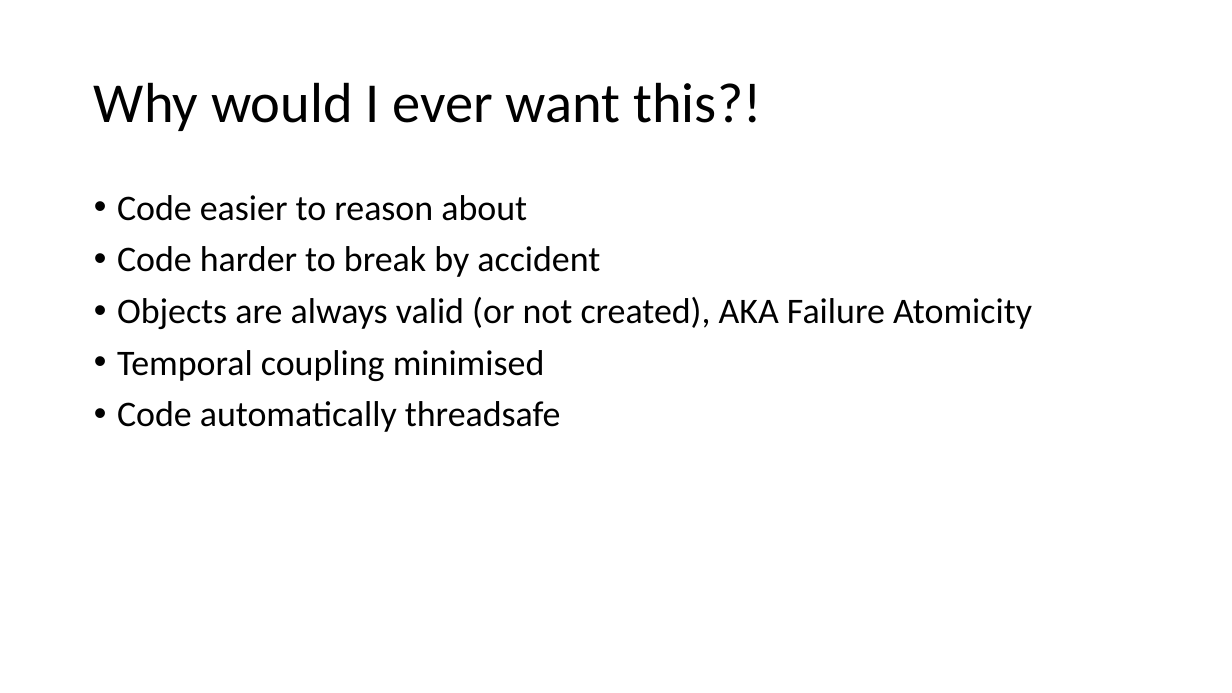
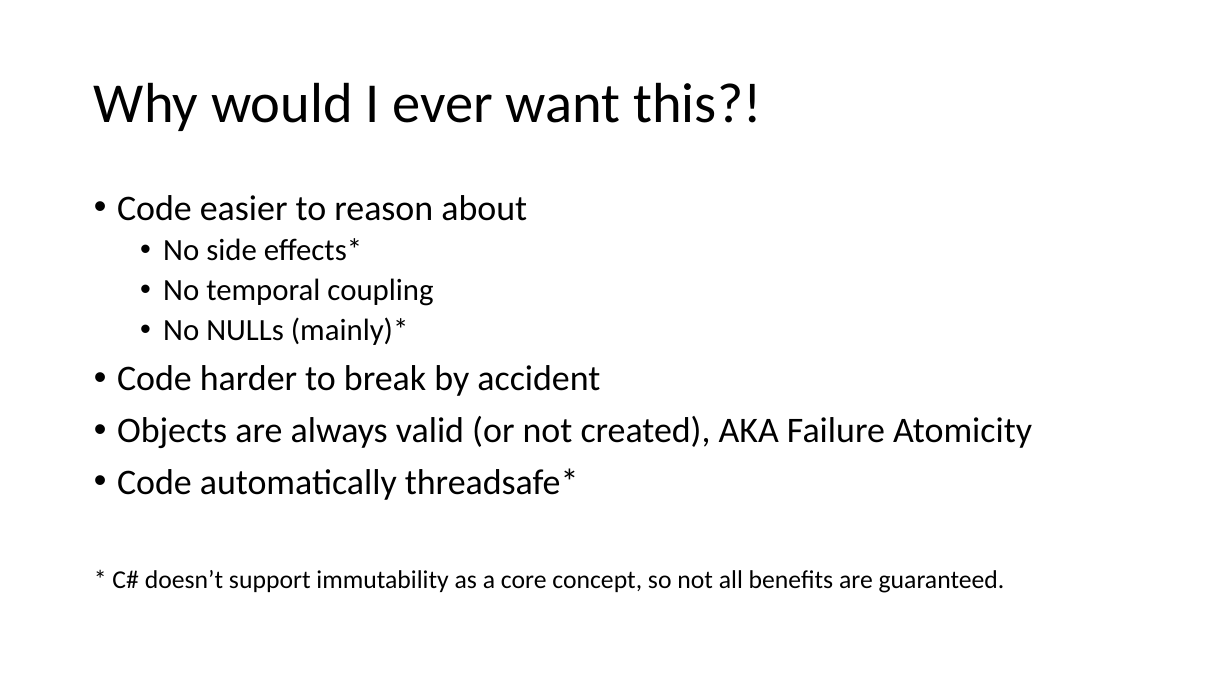
Before and after one commit to relentless/ImmutabilityDojo, a slide deck: slide 6 of Immutability Dojo.pptx (slide 4 before the commit). Drawn at 1232x693 pixels with LibreOffice and Linux fonts; fonts in the diff are those of the drawing. Boxes give left, top, right and bottom in pixels: in the first picture for what was removed or moved away, otherwise in the second. Text is boxed around its words. In the diff, an @@ line names an element or a change of style, - is before the commit and + after.

Commit message:
Finished slides

```diff
--- a/Immutability Dojo.pptx
+++ b/Immutability Dojo.pptx
@@ text at (163, 238, 433, 345): paragraphs added @@
+  • No side effects*
+  • No temporal coupling
+  • No NULLs (mainly)*
@@ text at (112, 468, 1005, 593): text changed; size 28 to 20 pt @@
-• Temporal coupling minimised
-• Code automatically threadsafe
+• Code automatically threadsafe*
+* C# doesn’t support immutability as a core concept, so not all benefits are guaranteed.
```
Also in this commit, not shown: 2 other slides changed, 4 slides added, 2 slides removed, 1 other file.
